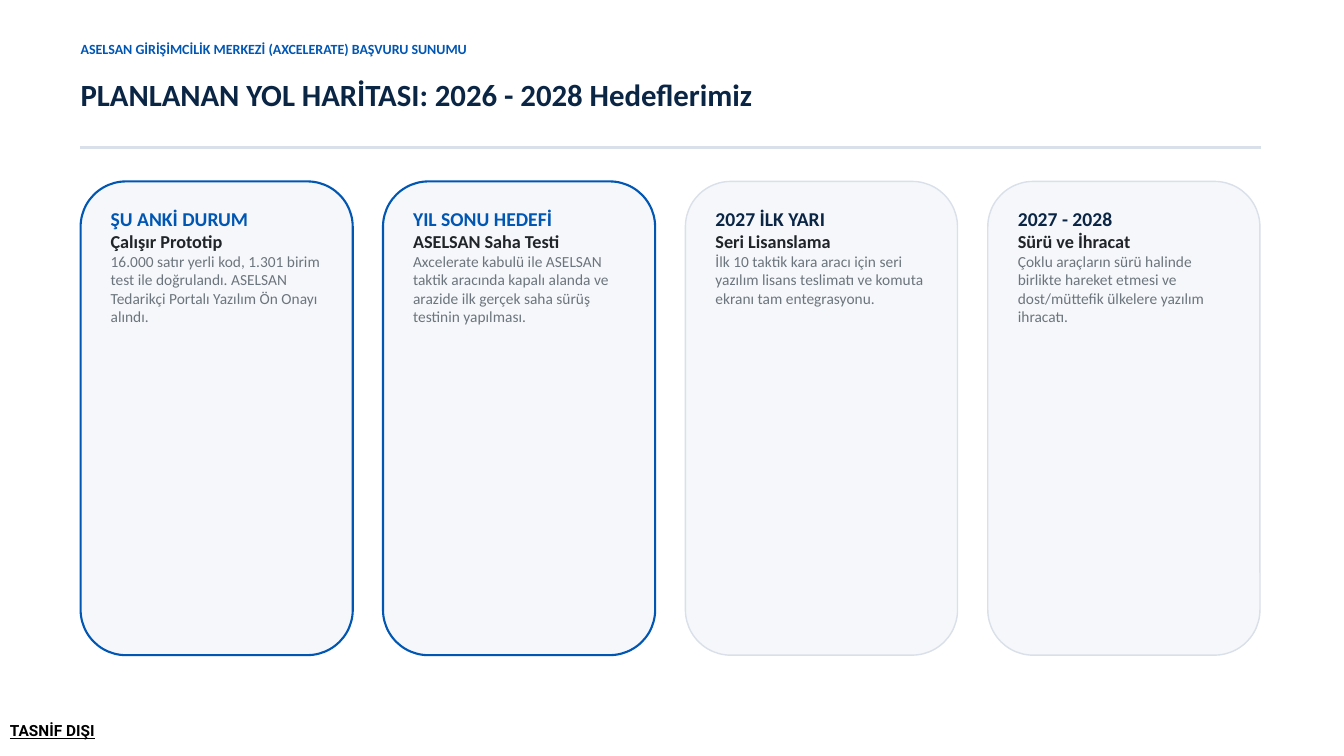
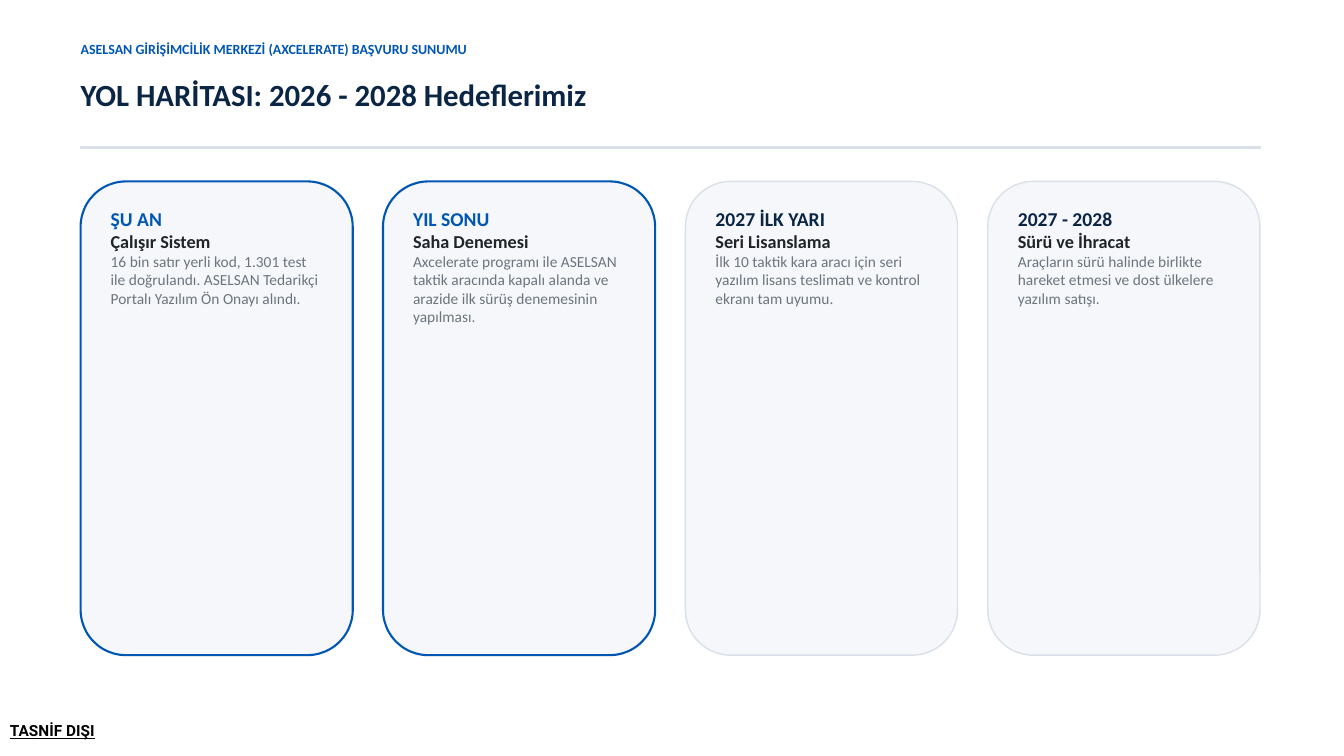
Before and after one commit to Trustia/Trustia, a slide deck: slide 10 of Kurumsal/Sunumlar/Trustia_ASELSAN_Girisim_Sunumu.pptx. Drawn at 1344x756 pixels with LibreOffice and Linux fonts; fonts in the diff are those of the drawing. Boxes give left, top, right and bottom in pixels: in the first picture for what was removed or moved away, otherwise in the second. Text is boxed around its words. In the diff, an @@ line names an element or a change of style, - is before the commit and + after.

Commit message:
ASELSAN sunum metinleri sadelestirildi ve akici Turkceye uyarlandi

```diff
--- a/Kurumsal/Sunumlar/Trustia_ASELSAN_Girisim_Sunumu.pptx
+++ b/Kurumsal/Sunumlar/Trustia_ASELSAN_Girisim_Sunumu.pptx
@@ text at box(81, 80, 586, 107): text changed @@
-PLANLANAN YOL HARİTASI: 2026 - 2028 Hedeflerimiz
+YOL HARİTASI: 2026 - 2028 Hedeflerimiz
@@ text at box(111, 213, 318, 307): text changed @@
-ŞU ANKİ DURUM
-Çalışır Prototip
-16.000 satır yerli kod, 1.301 birim test ile doğrulandı. ASELSAN Tedarikçi Portalı Yazılım Ön Onayı alındı.
+ŞU AN
+Çalışır Sistem
+16 bin satır yerli kod, 1.301 test ile doğrulandı. ASELSAN Tedarikçi Portalı Yazılım Ön Onayı alındı.
@@ text at box(413, 213, 617, 325): text changed @@
-YIL SONU HEDEFİ
-ASELSAN Saha Testi
-Axcelerate kabulü ile ASELSAN taktik aracında kapalı alanda ve arazide ilk gerçek saha sürüş testinin yapılması.
+YIL SONU
+Saha Denemesi
+Axcelerate programı ile ASELSAN taktik aracında kapalı alanda ve arazide ilk sürüş denemesinin yapılması.
@@ text at box(715, 254, 921, 307): text changed @@
-İlk 10 taktik kara aracı için seri yazılım lisans teslimatı ve komuta ekranı tam entegrasyonu.
+İlk 10 taktik kara aracı için seri yazılım lisans teslimatı ve kontrol ekranı tam uyumu.
@@ text at box(1018, 256, 1214, 307): text changed @@
-Çoklu araçların sürü halinde birlikte hareket etmesi ve dost/müttefik ülkelere yazılım ihracatı.
+Araçların sürü halinde birlikte hareket etmesi ve dost ülkelere yazılım satışı.
```
Also in this commit, not shown: 12 other slides changed, 3 other files.
